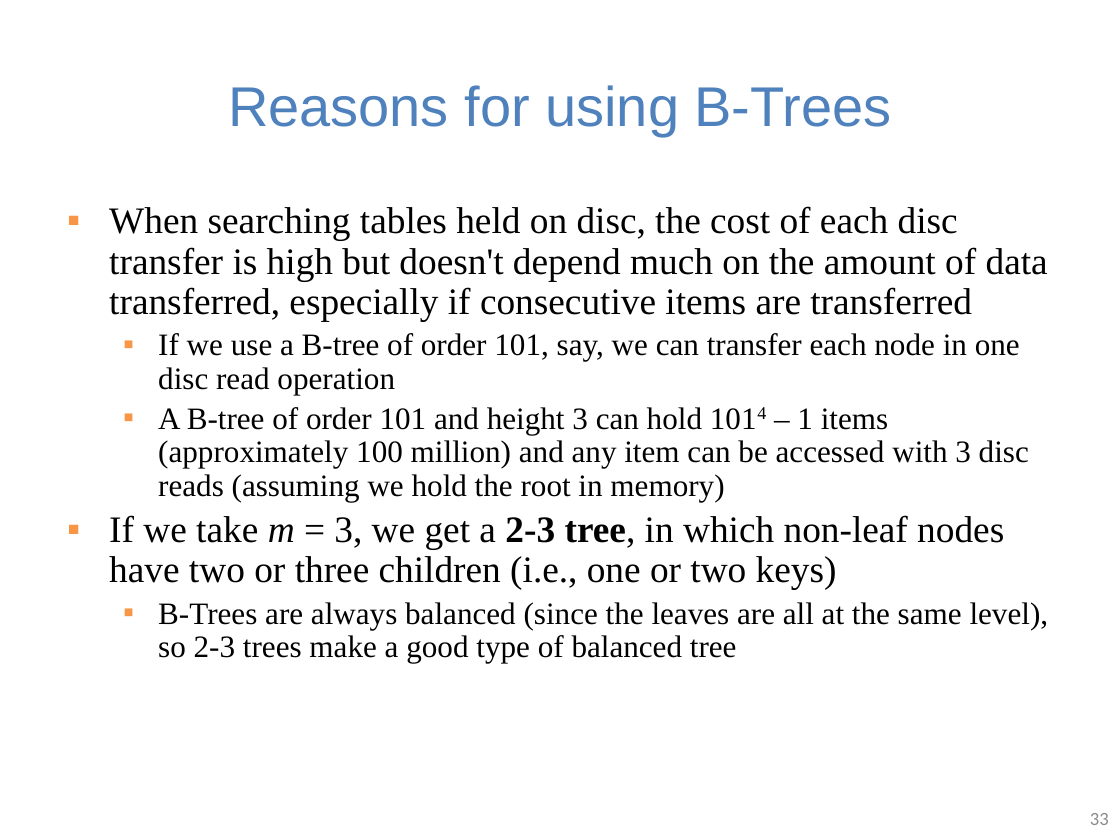
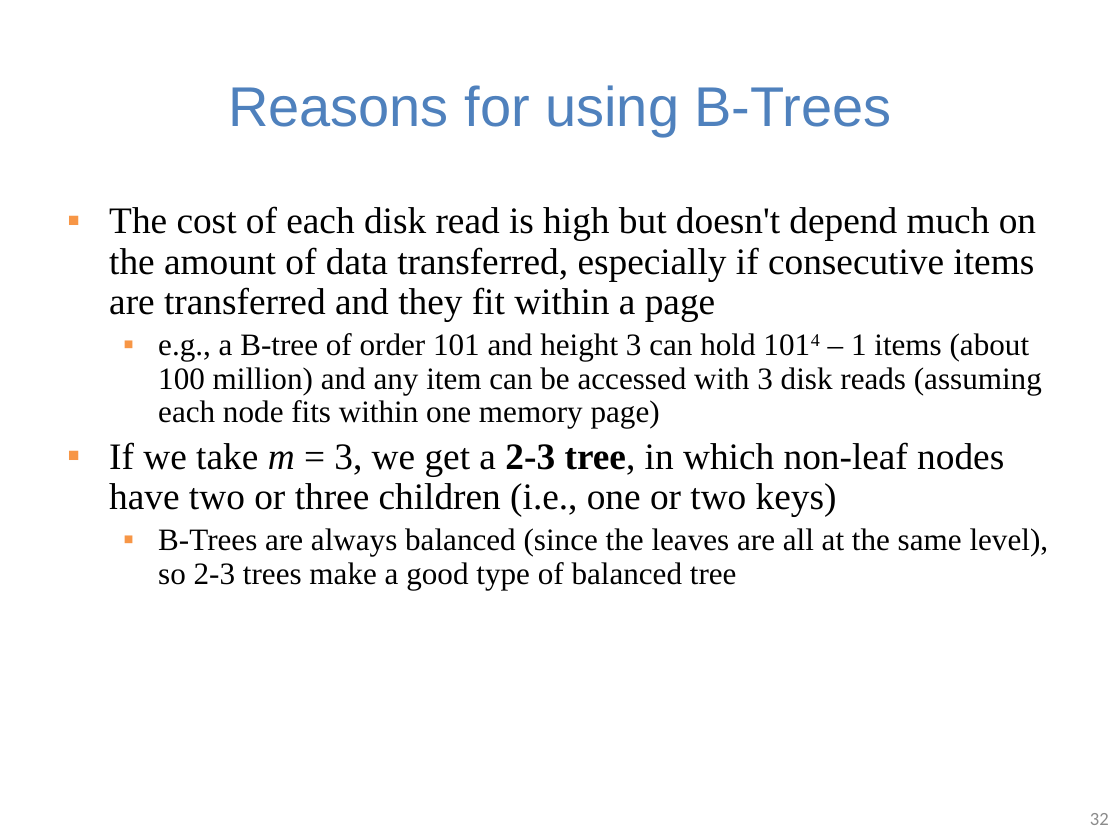
Before and after one commit to guhofstra/CSC111Fa25, a slide deck: slide 32 of PPTs/Lecture 10-2-3 trees B trees.pptx (slide 33 before the commit). Drawn at 1120x840 pixels with LibreOffice and Linux fonts; fonts in the diff are those of the drawing. Boxes give left, top, right and bottom in pixels: in the first picture for what was removed or moved away, otherwise in the second. Text is boxed around its words. In the diff, an @@ line names an element or a change of style, - is before the commit and + after.

```diff
--- a/PPTs/Lecture 10-2-3 trees B trees.pptx
+++ b/PPTs/Lecture 10-2-3 trees B trees.pptx
@@ text at <box>109,206,1042,428</box>: text changed @@
-▪ When searching tables held on disc, the cost of each disc transfer is high but doesn't depend much on the amount of data transferred, especially if consecutive items are transferred
-  ▪ If we use a B-tree of order 101, say, we can transfer each node in one disc read operation
-  ▪ A B-tree of order 101 and height 3 can hold 1014 – 1 items (approximately 100 million) and any item can be accessed with 3 disc reads (assuming we hold the root in memory)
+▪ The cost of each disk read is high but doesn't depend much on the amount of data transferred, especially if consecutive items are transferred and they fit within a page
+  ▪ e.g., a B-tree of order 101 and height 3 can hold 1014 – 1 items (about 100 million) and any item can be accessed with 3 disk reads (assuming each node fits within one memory page)
@@ page number at <box>1090,813,1109,825</box>: text changed @@
-33
+32
```
Also in this commit, not shown: 9 other slides changed, 3 slides removed, 1 other file.
